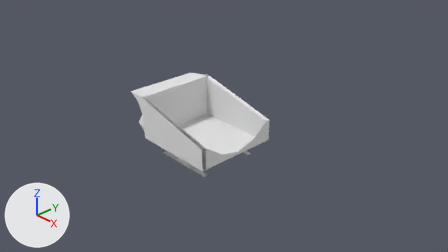
The Blender file models/trenoSemHelice.blend, before and after one commit.
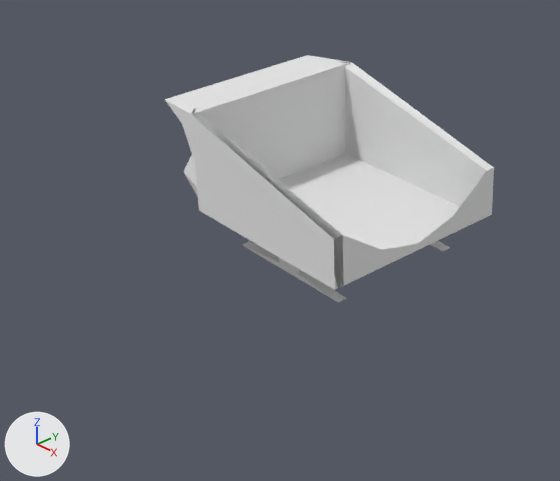
There are two pictures of each version: one from the file's camera 'Camera', one close up on the part from 14% to 66% of the width and 20% to 100% of the height. Lighting does not change. The marker at lower left points along +X, +Y and +Z.
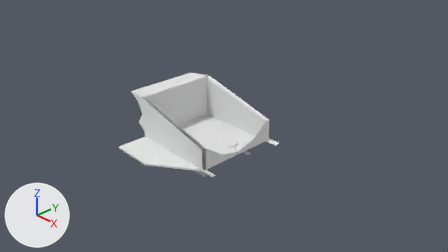
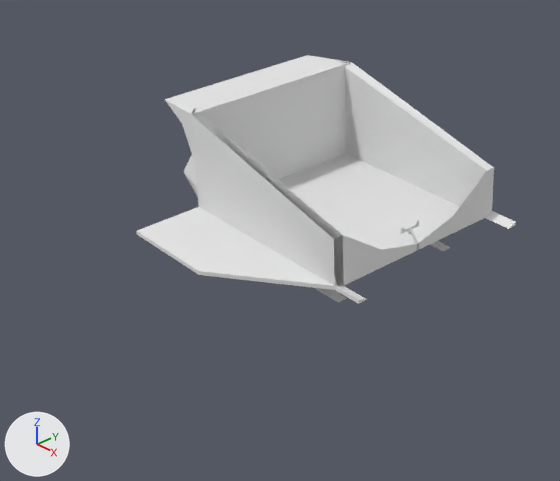
Boxes [x1, y1, x2, y2] around the edits, measured in the close-ups (560 x 481 px):
'Cube', reshaped: before [165, 55, 494, 303]; after [136, 55, 516, 304]
part 1 of me_cube, built on: after [136, 207, 516, 304]

Patch to the scene script:
```diff
--- a/models/trenoSemHelice.blend.py
+++ b/models/trenoSemHelice.blend.py
@@ me_cube @@
 # used by ob_cube; location = (0.0, 0.0, 0.0)
-me_cube.from_pydata(...)  # 228 vertices, 122 faces, 25 loose edges; spans x -1.6..1.0, y -1.0..1.0, z -0.29..1.84
+me_cube.from_pydata(...)  # 305 vertices, 199 faces, 28 loose edges; spans x -1.6..1.3, y -1.7..1.7, z -0.29..1.1
+# me_cube part 1
+# 9 vertices are removed from x -1.05..0.91, y -0.97..0.92, z 0.21..1.84
+# 80 vertices are added at x -1.0..1.0, y -1.7..1.7, z -0.01..0.31
+# 6 new vertices lie (0.3, 0.0, 0.0) away from vertices in x 1.0, y -1.0..1.0, z 0.09..0.13
+# 3 loose edges are added
+# 18 new faces join them, mat_material_002 (its picture is missing)
+# 59 new faces join them, mat_material_001 (its picture is missing)
 me_cube.materials.append(mat_material_001)
```
